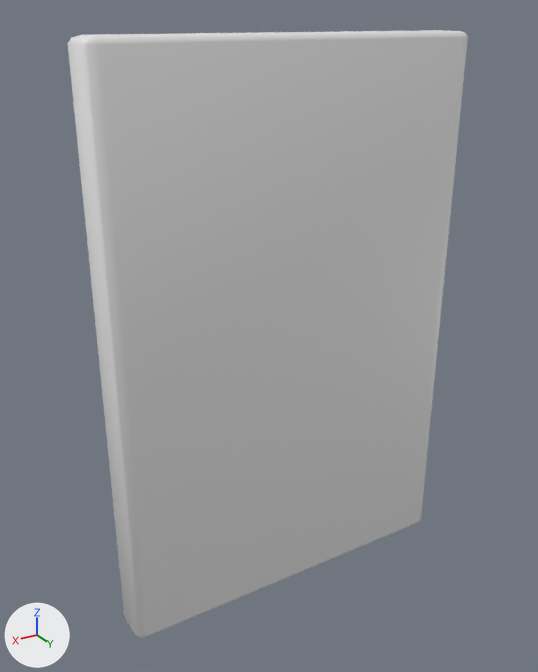
Renders of the FBX model Models/SM_Wall2x1.fbx from each side of a commit.
Both versions are drawn from a 50 mm camera at (1.95, 3.05, 3.07) aimed at (0.08, -0.06, 1.52). Every picture has the same lights, and +X, +Y and +Z are marked at lower left.

Objects in the first picture: 'Wall2x1'.
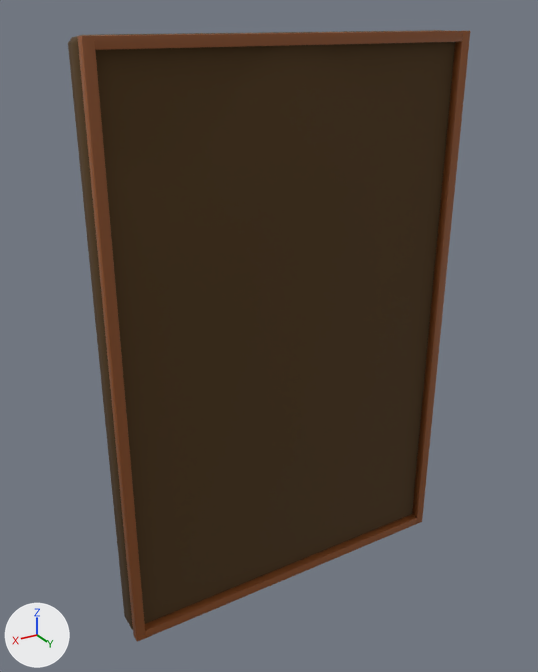
Scene script edits in JSON lines:
```json
{"op": "add", "block": "mat_m_woodwallsupport", "code": ["mat_m_woodwallsupport = principled_material('M_WoodWallSupport')", "mat_m_woodwallsupport.base_color = (0.268, 0.0799, 0.0178)  # brown #8d5024"]}
{"op": "add", "block": "mat_m_woodwall", "code": ["mat_m_woodwall = principled_material('M_WoodWall')", "mat_m_woodwall.base_color = (0.0784, 0.0392, 0.00871)  # brown #4f3817", "mat_m_woodwall.roughness = 0.95"]}
{"block": "me_cube_013", "where": "# used by ob_wall2x1; location = (0.0, 0.0, 1.5); scale = (2.0, 1.0, 1.0)"}
{"op": "remove", "block": "me_cube_013", "code": "me_cube_013.from_pydata(...)  # 56 vertices, 54 faces; spans x -0.5..0.5, y -0.11..0.11, z -1.5..1.5"}
{"op": "add", "block": "me_cube_013", "code": "me_cube_013.from_pydata(...)  # 280 vertices, 270 faces; spans x -0.5..0.5, y -0.11..0.19, z -1.5..1.5"}
{"block": "me_cube_013", "change": "me_cube_013 part 1: the loose piece of 56 vertices spanning x -0.5..0.5, y -0.11..0.11, z -1.5..1.5 is copied, and the copy is multiplied about its middle by the matrix ((0.0, 0.0, 0.32), (0.0, 0.379, 0.0), (-0.05, 0.0, 0.0)), then moved by (0.0, 0.15, -1.48), in mat_m_woodwallsupport (brown #8d5024); it spans x -0.47..0.47, y 0.11..0.19, z -1.5..-1.45"}
{"block": "me_cube_013", "change": "me_cube_013 part 2: the loose piece of 56 vertices spanning x -0.5..0.5, y -0.11..0.11, z -1.5..1.5 is copied, and the copy is multiplied about its middle by the matrix ((0.0, 0.0, 0.32), (0.0, 0.379, 0.0), (-0.05, 0.0, 0.0)), then moved by (0.0, 0.15, 1.47), in mat_m_woodwallsupport (brown #8d5024); it spans x -0.48..0.48, y 0.11..0.19, z 1.45..1.5"}
{"block": "me_cube_013", "change": "me_cube_013 part 3: a new loose piece of 56 vertices spanning x -0.5..-0.47, y 0.11..0.19, z -1.5..1.5, in mat_m_woodwallsupport (brown #8d5024)"}
{"block": "me_cube_013", "change": "me_cube_013 part 4: a new loose piece of 56 vertices spanning x 0.47..0.5, y 0.11..0.19, z -1.5..1.5, in mat_m_woodwallsupport (brown #8d5024)"}
{"block": "me_cube_013", "change": "me_cube_013 part 5: 54 faces spanning x -0.5..0.5, y -0.11..0.11, z -1.5..1.5 switch from no material to mat_m_woodwall (brown #4f3817)"}
{"op": "add", "block": "me_cube_013", "code": "me_cube_013.materials.append(mat_m_woodwallsupport)  # brown #8d5024"}
{"op": "set", "path": "ob_wall2x1.location", "old": "(0.0, 0.0, 1.5)", "new": "(0.0, -0.024, 1.5)"}
{"op": "set", "path": "ob_wall2x1.scale", "old": "(2.0, 1.0, 1.0)", "new": "(2.0, 0.667, 1.0)"}
```

Location of each change, (x1, y1, x2, y2) in pixels of the pictures (538 x 672 px):
```json
{"object": "Wall2x1", "change": "reshaped, moved, rescaled", "before": [68, 30, 468, 638], "after": [68, 30, 470, 642]}
{"part": 1, "of": "me_cube_013", "change": "added", "after": [145, 514, 417, 638], "on screen": "brown"}
{"part": 2, "of": "me_cube_013", "change": "added", "after": [91, 31, 463, 50], "on screen": "brown"}
{"part": 3, "of": "me_cube_013", "change": "added", "after": [412, 31, 470, 524], "on screen": "brown"}
{"part": 4, "of": "me_cube_013", "change": "added", "after": [77, 35, 146, 642], "on screen": "brown"}
{"part": 5, "of": "me_cube_013", "change": "recoloured", "before": [68, 30, 468, 638], "after": [68, 30, 455, 629], "on screen": "grey to brown"}
```
